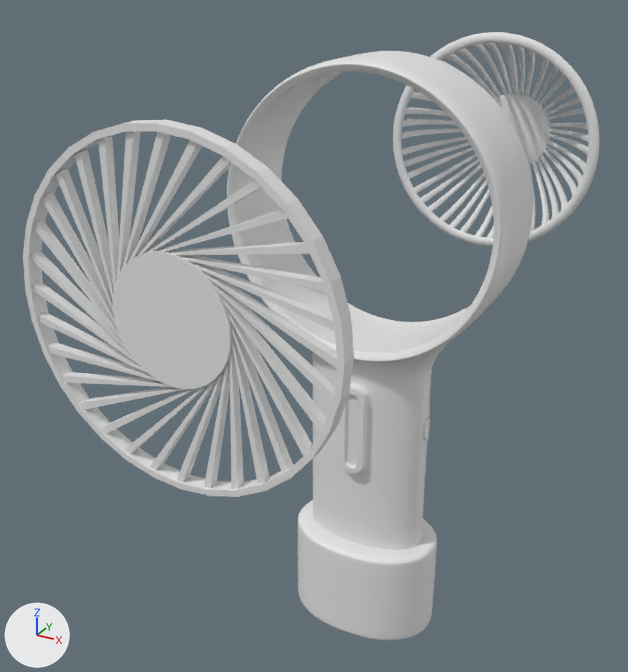
What one commit did to the Blender file 小风扇.blend.
Camera for both pictures: a 50 mm lens placed at (4.79, -10.42, 10.89), pointed at (-1.1, 0.29, 5.54). The lights are fixed; the arrows at lower left show +X, +Y and +Z.

Before the edit, the objects in view are built like this:
```python
ob_前罩中心 = bpy.data.objects.new('前罩中心', me_圆环_006)
ob_前罩中心.location = (0.0, -4.51, 7.74)
ob_前罩中心.rotation_euler = (1.571, 0.0, 0.0)  # degrees (90, 0, 0)
ob_前罩子 = bpy.data.objects.new('前罩子', me_圆环_005)
ob_前罩子.location = (0.0, 0.0, 7.74)
ob_圆环 = bpy.data.objects.new('圆环', me_圆环_007)
ob_圆环.location = (0.0, -4.51, 7.74)
ob_圆环.rotation_euler = (1.571, 0.0, 0.0)  # degrees (90, 0, 0)
ob_圆环.scale = (1.76, 1.76, 1.76)
ob_圆环_001 = bpy.data.objects.new('圆环.001', me_圆环_009)
ob_圆环_001.location = (0.0, 0.0, 0.0)
ob_框架 = bpy.data.objects.new('框架', me_圆环)
ob_框架.location = (0.0, 0.0, 7.74)
ob_框架.rotation_euler = (1.571, 0.0, 0.0)  # degrees (90, 0, 0)
ob_框架.scale = (1.0, 1.0, 1.25)
# also in view: '底柱' at (0.0, 0.0, 1.84)
```
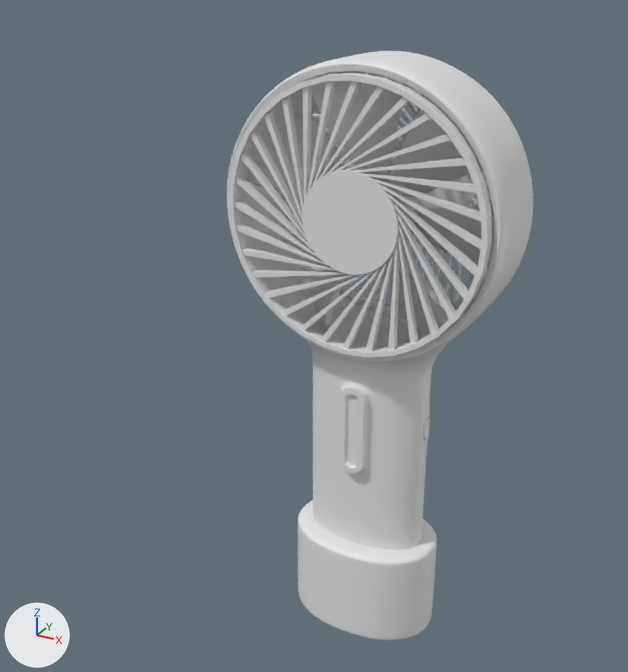
Commit message: modify fan

Changed parts and their boxes [x1, y1, x2, y2] in the pictures (628 x 672 px):
'前罩子', reshaped, moved, modifiers changed (19% narrower, 24% shorter): before [31, 131, 337, 489]; after [234, 81, 482, 352]
'圆环', moved: before [23, 120, 354, 497]; after [228, 73, 492, 358]
'前罩中心', moved: before [113, 249, 234, 389]; after [302, 169, 400, 275]
'圆环.001', mesh moved: before [393, 32, 599, 247]; after [286, 71, 528, 319]
'叶片', added: after [312, 80, 403, 174]
'叶片.005', added: after [388, 96, 481, 197]
'叶片.004', added: after [407, 203, 494, 266]
'叶片.001', added: after [249, 119, 347, 195]
'叶片.003', added: after [385, 252, 461, 324]
'叶片.002', added: after [300, 250, 345, 326]
'中间轴', added: after [381, 170, 418, 210]
part 2 of me_圆环_005, added: after [234, 81, 482, 352]

Patch to the scene script:
```diff
--- a/小风扇.blend.py
+++ b/小风扇.blend.py
@@ me_圆环_009 @@
 me_圆环_009.from_pydata(...)  # 119 vertices, 46 faces; spans x -1.79..1.76, y 4.7..6.08, z 6.02..9.57
 # used by ob_圆环_001; location = (0.0, 0.0, 0.0)
+# me_圆环_009 part 1: the whole mesh is moved by (0.0, -4.01, 0.0)
@@ me_圆环_005 @@
 # used by ob_前罩子; location = (0.0, 0.0, 7.74)
-me_圆环_005.from_pydata(...)  # 4 vertices, 1 face; spans x -0.221..1.04, y -4.481, z 0.643..1.46
+me_圆环_005.from_pydata(...)  # 256 vertices, 192 faces; spans x -1.761..1.763, y -4.481..-4.381, z -1.77..1.754
+# me_圆环_005 part 2
+# 128 vertices are added at x -1.761..1.763, y -4.481..-4.381, z -1.77..1.754
+# 124 new vertices lie (0.0, 0.1, 0.0) away from vertices in x -1.761..1.763, y -4.481, z -1.77..1.754
+# 191 new faces join them
@@ me_圆环_017 @@
+me_圆环_017.from_pydata(...)  # 850 vertices, 848 faces; spans x -0.846..0.262, y -0.782..-0.073, z 0.483..1.707
@@ me_圆环_012 @@
+me_圆环_012.from_pydata(...)  # 850 vertices, 848 faces; spans x -0.846..0.262, y 1.831..2.54, z 8.227..9.452
@@ me_圆环_011 @@
+me_圆环_011.from_pydata(...)  # 131 vertices, 101 faces; spans x -1.0..1.0, y -1.0..1.0, z 0.0..1.76
+me_圆环_011.polygons.foreach_set('use_smooth', [True] * 101)
@@ ob_前罩子 @@
 ob_前罩子 = bpy.data.objects.new('前罩子', me_圆环_005)
-ob_前罩子.location = (0.0, 0.0, 7.74)
-_m = ob_前罩子.modifiers.new('实体化', 'SOLIDIFY')
-_m.thickness = 0.1
-_m = ob_前罩子.modifiers.new('阵列', 'ARRAY')
-_m.count = 32
-_m.use_object_offset = True
-_m.offset_object = ob_前轴
+ob_前罩子.location = (0.0, 3.71, 7.74)
@@ ob_前罩中心 @@
 ob_前罩中心 = bpy.data.objects.new('前罩中心', me_圆环_006)
-ob_前罩中心.location = (0.0, -4.51, 7.74)
+ob_前罩中心.location = (0.0, -0.8, 7.74)
 ob_前罩中心.rotation_euler = (1.571, 0.0, 0.0)  # degrees (90, 0, 0)
@@ ob_圆环 @@
 ob_圆环 = bpy.data.objects.new('圆环', me_圆环_007)
-ob_圆环.location = (0.0, -4.51, 7.74)
+ob_圆环.location = (0.0, -0.8, 7.74)
 ob_圆环.rotation_euler = (1.571, 0.0, 0.0)  # degrees (90, 0, 0)
@@ ob_叶片_005 @@
+ob_叶片_005 = bpy.data.objects.new('叶片.005', me_圆环_017)
+ob_叶片_005.location = (0.0, 0.37, 7.74)
+ob_叶片_005.rotation_euler = (0.0, -5.342, 0.0)  # degrees (0, -306, 0)
@@ ob_叶片_004 @@
+ob_叶片_004 = bpy.data.objects.new('叶片.004', me_圆环_017.copy())
+ob_叶片_004.location = (0.0, 0.37, 7.74)
+ob_叶片_004.rotation_euler = (0.0, -4.429, 0.0)  # degrees (0, -254, 0)
@@ ob_叶片_003 @@
+ob_叶片_003 = bpy.data.objects.new('叶片.003', me_圆环_017.copy())
+ob_叶片_003.location = (0.0, 0.37, 7.74)
+ob_叶片_003.rotation_euler = (0.0, -3.516, 0.0)  # degrees (0, -201, 0)
@@ ob_叶片_002 @@
+ob_叶片_002 = bpy.data.objects.new('叶片.002', me_圆环_017.copy())
+ob_叶片_002.location = (0.0, 0.37, 7.74)
+ob_叶片_002.rotation_euler = (0.0, -2.349, 0.0)  # degrees (0, -135, 0)
@@ ob_叶片_001 @@
+ob_叶片_001 = bpy.data.objects.new('叶片.001', me_圆环_017.copy())
+ob_叶片_001.location = (0.0, 0.37, 7.74)
+ob_叶片_001.rotation_euler = (0.0, -0.966, 0.0)  # degrees (0, -55, 0)
@@ ob_叶片 @@
+ob_叶片 = bpy.data.objects.new('叶片', me_圆环_012)
+ob_叶片.location = (0.0, -2.24, 0.0)
@@ ob_中间轴 @@
+ob_中间轴 = bpy.data.objects.new('中间轴', me_圆环_011)
+ob_中间轴.location = (0.0, 0.37, 7.74)
+ob_中间轴.rotation_euler = (1.571, 0.0, 0.0)  # degrees (90, 0, 0)
+ob_中间轴.scale = (0.485, 0.485, 0.485)
```
